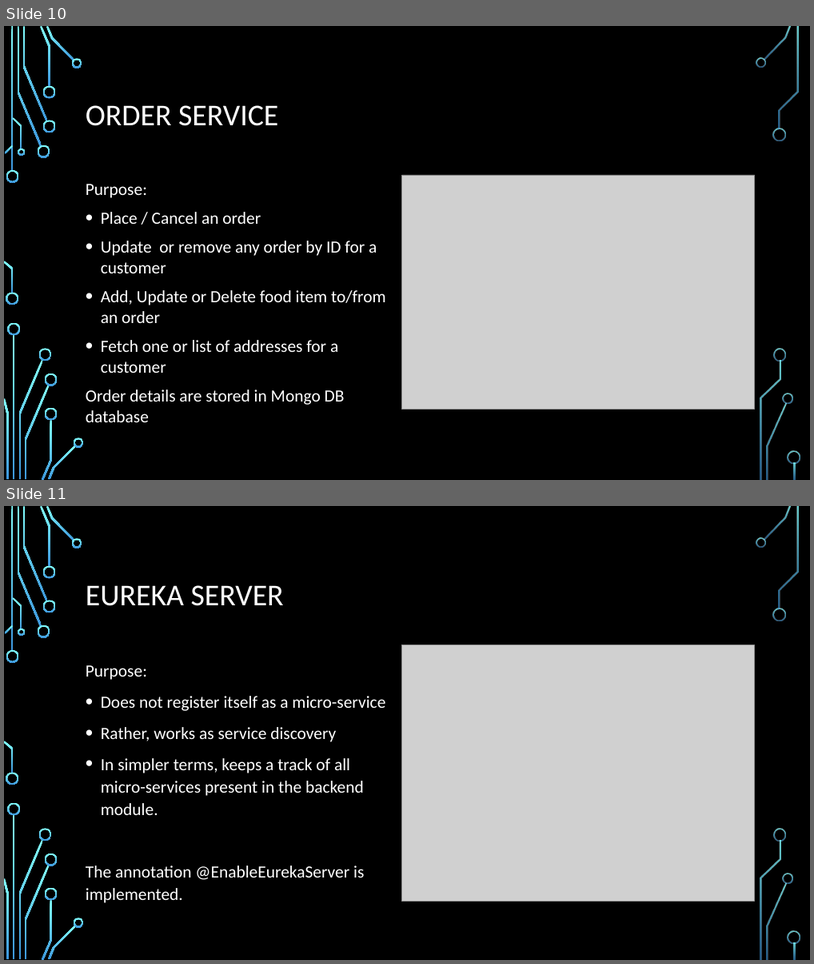
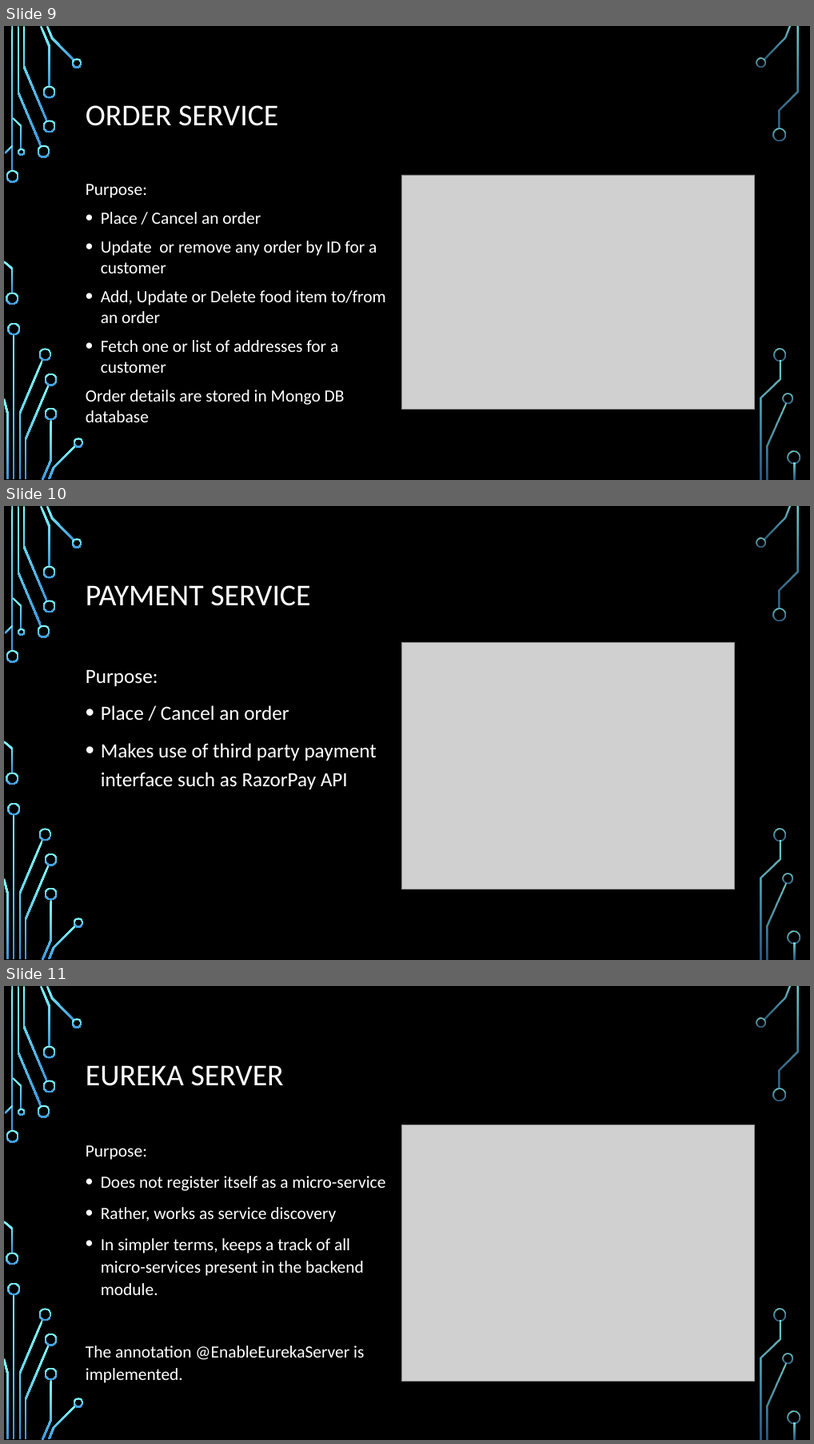
Before and after one commit to AXE-00/Speedybite-Food-Delivery-Service-Application, a slide deck: Food Service Application.pptx. Shown one above the other, each under a label of ours: slides 10 and 11 before the commit, slides 9, 10 and 11 after it. The pictures are 814x964 and 814x1444 pixels, drawn with LibreOffice and Linux fonts; fonts in the diff are those of the drawing; grey boxes stand for pictures; background and template pictures are left out. Boxes give left, top, right and bottom in pixels: in the first picture for what was removed or moved away, otherwise in the second. Text is boxed around its words. In the diff, an @@ line names an element or a change of style, - is before the commit and + after.

Commit message:
completed PPT

```diff
--- a/Food Service Application.pptx
+++ b/Food Service Application.pptx
@@ slide 10 added at box(4, 506, 810, 960), background picture (left out); not listed: 36 template elements that a slide beside it also shows @@
@@ title added at box(86, 585, 310, 606), 36 pt, text #FFFFFF @@
+PAYMENT SERVICE
@@ picture added at box(402, 642, 734, 889) @@
@@ text added at box(86, 669, 377, 789), 24 pt, text #FFFFFF @@
+Purpose:
+• Place / Cancel an order
+• Makes use of third party payment interface such as RazorPay API
@@ what was slide 10 is now slide 9 @@
```
